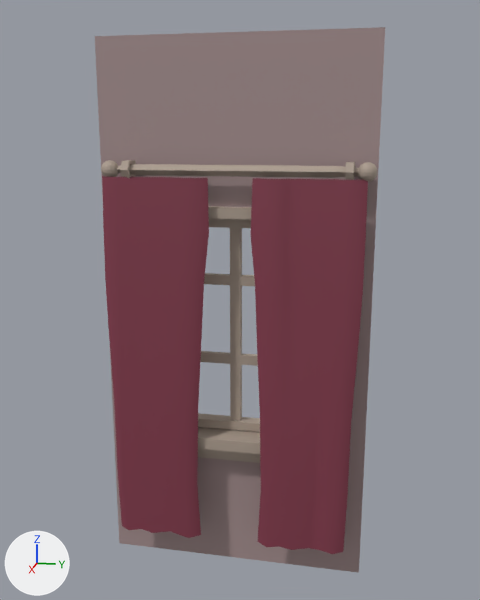
One commit to the FBX model BlindNight/Assets/Models/WallWindowCurtain.fbx: the scene before it, then after it.
One viewpoint serves both versions: a 50 mm camera at (-2.95, -12.03, 4.87) aimed at (-9.98, -13.43, 3.11). The axes (+X, +Y, +Z) are drawn at lower left. The lights are the same throughout. Where no turn or scale is listed for an object, it has been applied to the vertices.

Objects in the first picture: 'WallWindowCurtain'.
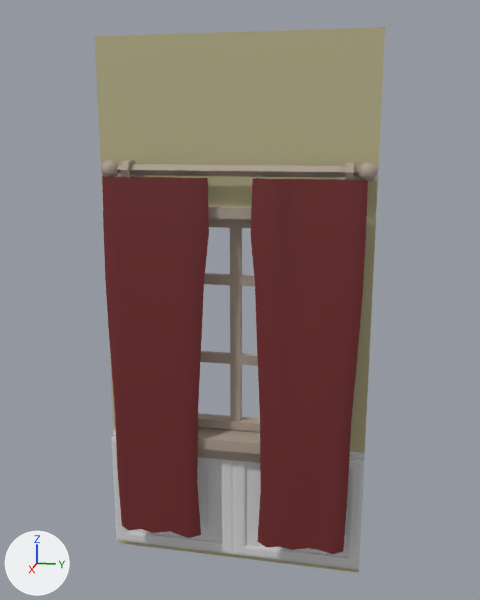
The newer file is also turned or shifted as a whole; pictures and numbers use the older file's frame.

The edits, one by one:
Material 'Wall_M' (mat_wall_m) changes colour from grey #a38d8d to beige #b9b38a; in linear values from (0.367, 0.268, 0.268) to (0.487, 0.448, 0.253).
Material 'Red_M' (mat_red_m) changes colour from red #81384a to dark red #6e2427; in linear values from (0.22, 0.0396, 0.0692) to (0.157, 0.0174, 0.02).
Material 'Banister' (mat_banister) is new.
Its base color is (0.674, 0.674, 0.674) (light grey #d6d6d6).
Its roughness is 0.69.
me_wallwindowcurtain_mesh is used by ob_wallwindowcurtain; location (-10.0, -15.0, 0.0).
Verts and faces of me_wallwindowcurtain_mesh; kept vertices keep their numbers, new ones are numbered from 528.
Before the commit, vertices of me_wallwindowcurtain_mesh: 42 (-0.08, 0.47, 1.38), 43 (-0.08, 0.47, 1.52), 46 (-0.08, 2.52, 1.38), 47 (-0.08, 2.52, 1.52), 48 (-0.1, 0.55, 1.38).
Before the commit, vertices of me_wallwindowcurtain_mesh: 50 (-0.1, 2.44, 1.38), 52 (-0.1, 0.55, 1.29), 54 (-0.1, 2.44, 1.29), 56 (-0.21, 0.55, 1.21), 58 (-0.21, 2.44, 1.21).
me_wallwindowcurtain_mesh had 528 vertices, 507 faces and spanned x -0.21..0.41, y 0.0..3.0, z -0.15..5.9.
me_wallwindowcurtain_mesh now has 593 vertices, 559 faces and spans x -0.19..0.41, y 0.0..3.0, z -0.15..5.9.
me_wallwindowcurtain_mesh part 1: a new loose piece of 57 vertices spanning x -0.01..0.09, y 0.0..3.0, z -0.05..1.34, in mat_banister (light grey #d6d6d6).
Part 2, on me_wallwindowcurtain_mesh:
Faces deleted: (42, 43, 47, 46), (48, 50, 54, 52), (52, 54, 58, 56).
Vertex 56 moves to (-0.08, 0.55, 1.21).
Vertex 58 moves to (-0.08, 2.44, 1.21).
New vertex 528 is at (-0.01, 0.0, 1.34).
New vertex 529 is at (0.03, 0.0, 1.34), pixel (113, 436).
New vertex 530 is at (-0.01, 0.0, 1.4), pixel (114, 429).
New vertex 531 is at (0.03, 0.0, 1.38), pixel (112, 432).
New vertices 532 to 535 stand at vertices 528 to 531, in that order, plus (0.0, 3.0, 0.0).
New faces: (530, 531, 535, 534), (529, 533, 535, 531), (528, 532, 533, 529) (mat_banister (light grey #d6d6d6)).
me_wallwindowcurtain_mesh now uses material mat_banister (light grey #d6d6d6).

Changed parts and their boxes [x1, y1, x2, y2] in the pictures (480 x 600 px; the box of a moved part takes in the faces that stretch with it):
'WallWindowCurtain', recoloured, reshaped
    both: [95, 27, 385, 573]
part 1 of me_wallwindowcurtain_mesh, added
    after: [112, 436, 364, 569]
part 2 of me_wallwindowcurtain_mesh, moved or reshaped (not visible before)
    after: [113, 430, 365, 459]
